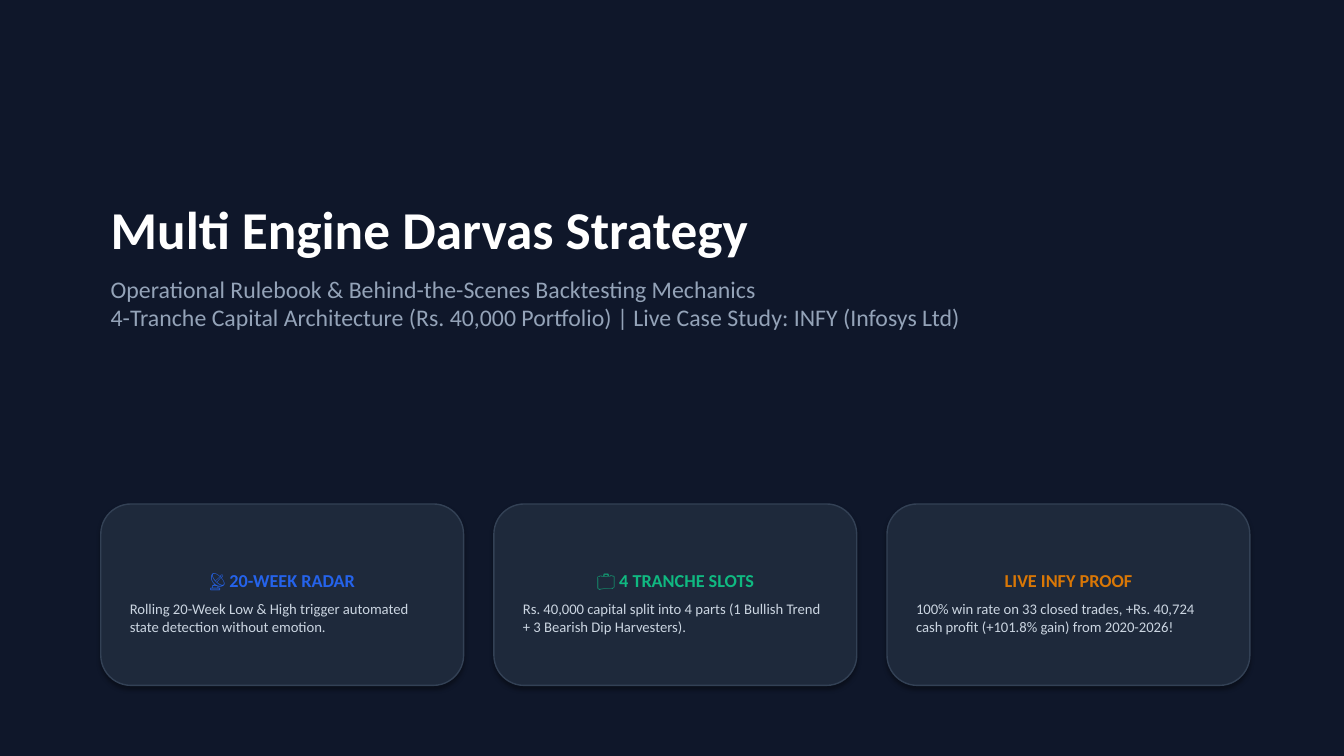
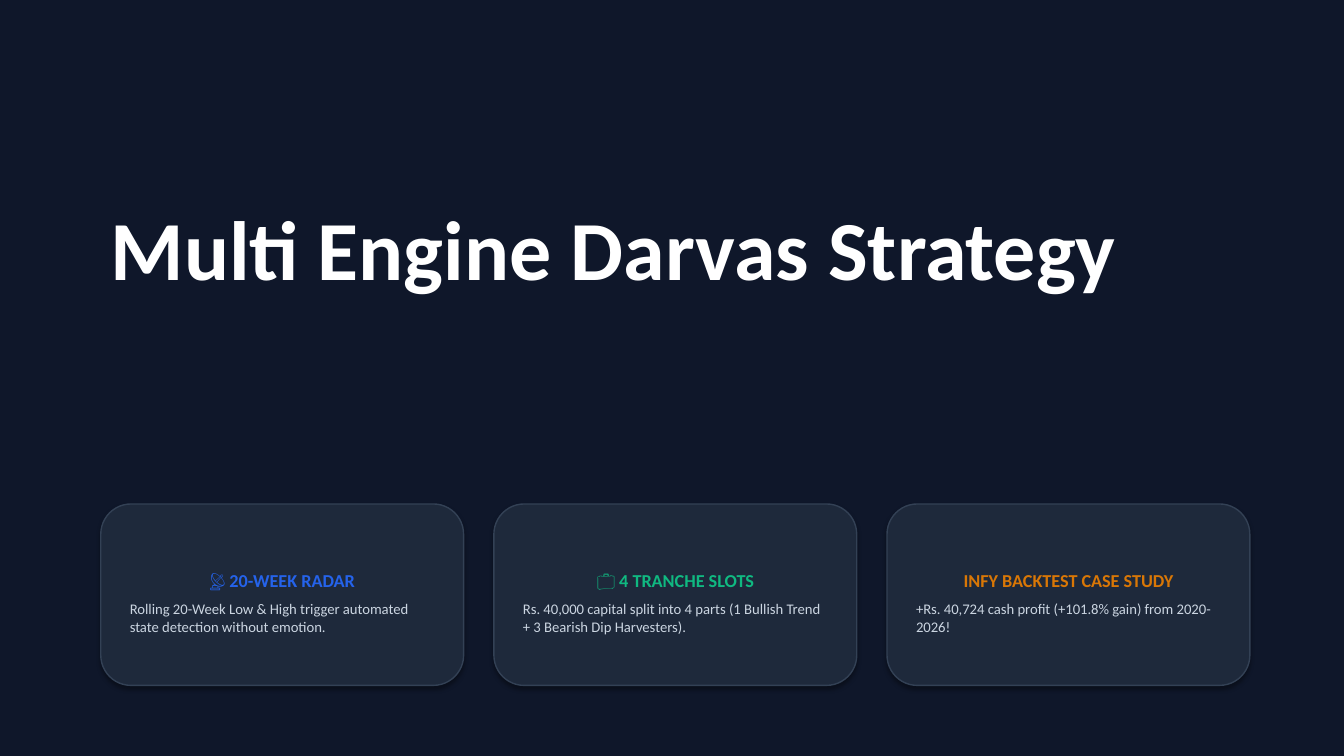
Before and after one commit to Fulera2021/Darvas-Bearish-Bullish-combo, a slide deck: slide 1 of Darvas_Strategy_Rulebook_Deck_v2.pptx. Drawn at 1344x756 pixels with LibreOffice and Linux fonts; fonts in the diff are those of the drawing. Boxes give left, top, right and bottom in pixels: in the first picture for what was removed or moved away, otherwise in the second. Text is boxed around its words. In the diff, an @@ line names an element or a change of style, - is before the commit and + after.

```diff
--- a/Darvas_Strategy_Rulebook_Deck_v2.pptx
+++ b/Darvas_Strategy_Rulebook_Deck_v2.pptx
@@ text "Multi Engine Darvas Strategy" at (111, 221, 1115, 295): size 38 to 60 pt @@
@@ text at (111, 281, 959, 330): paragraph removed @@
-Operational Rulebook & Behind-the-Scenes Backtesting Mechanics
-4-Tranche Capital Architecture (Rs. 40,000 Portfolio) | Live Case Study: INFY (Infosys Ltd)
@@ text in rounded rectangle at (916, 575, 1211, 632): text changed @@
-LIVE INFY PROOF
-100% win rate on 33 closed trades, +Rs. 40,724 cash profit (+101.8% gain) from 2020-2026!
+INFY BACKTEST CASE STUDY
++Rs. 40,724 cash profit (+101.8% gain) from 2020-2026!
```
Also in this commit, not shown: 1 other slide changed, 4 other files.
